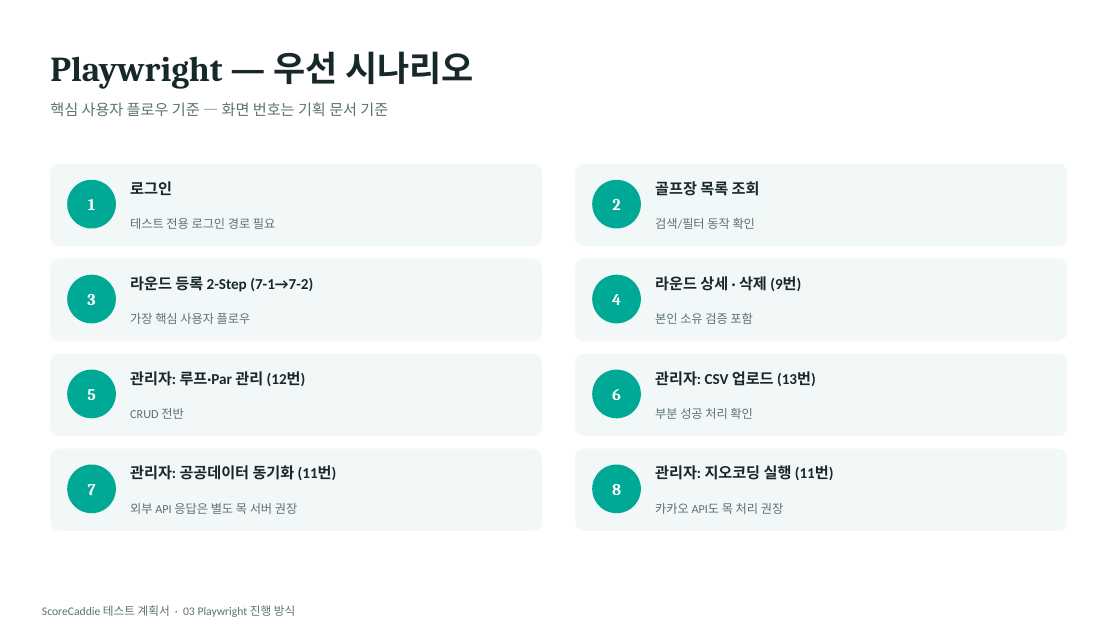
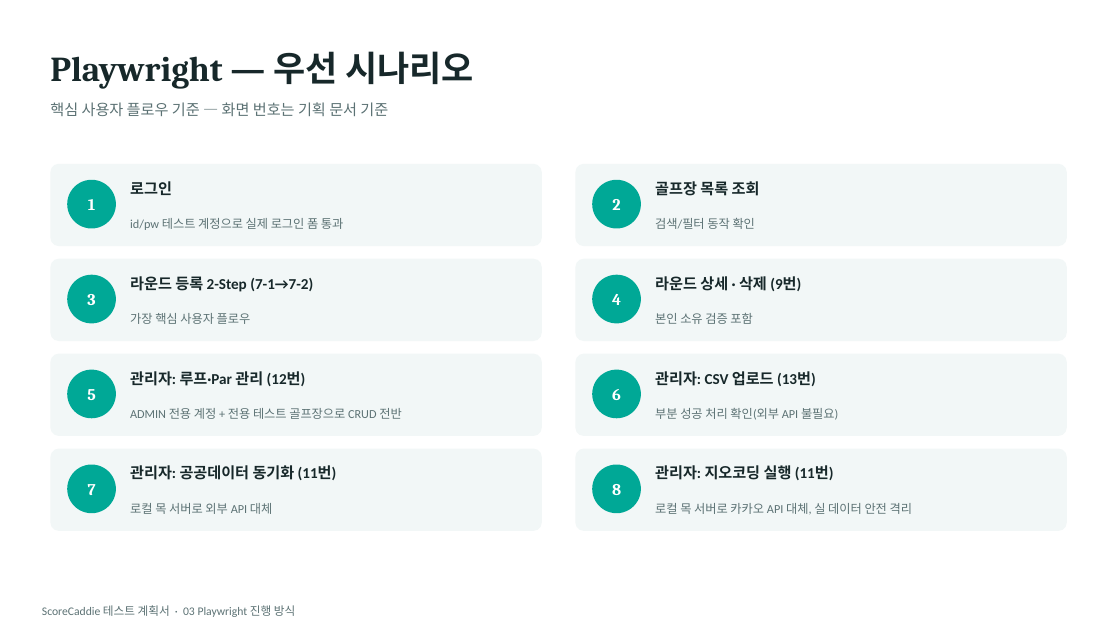
Before and after one commit to haekongpapa/scorecaddie, a slide deck: slide 7 of doc/ScoreCaddie_테스트계획서.pptx. Drawn at 1120x630 pixels with LibreOffice and Linux fonts; fonts in the diff are those of the drawing. Boxes give left, top, right and bottom in pixels: in the first picture for what was removed or moved away, otherwise in the second. Text is boxed around its words. In the diff, an @@ line names an element or a change of style, - is before the commit and + after.

Commit message:
Playwright e2e 시나리오 5~8(관리자: 루프·Par 관리/CSV 업로드/공공데이터 동기화/지오코딩) 구현 — 8개 시나리오 전체 통과
- ADMIN 전용 테스트 계정 + admin-setup/admin-chromium 프로젝트 분리
- 시나리오별 전용 테스트 골프장(E2E_TEST_ 접두사)으로 격리, 공유 골프장 방식은 순서 의존성 문제로 폐기
- golf-course-sync.ts/kakao.ts는 서버사이드 fetch라 page.route() 불가 -> API_BASE_URL env 오버라이드 + 로컬 목 서버(e2e/mocks/external-api-mock-server.mjs)로 대체
- GolfCourseParEditor.tsx Par select에 aria-label 추가(RoundStep1과 동일 유형 접근성 수정)
- 재홍님 로컬 npm run test:e2e로 11개 테스트 전부 통과 확인
- 테스트계획서 결과표/진행방식/로드맵 실제 완료 내용으로 갱신, memory.md 116번

```diff
--- a/doc/ScoreCaddie_테스트계획서.pptx
+++ b/doc/ScoreCaddie_테스트계획서.pptx
@@ text at [130, 218, 343, 230]: text changed @@
-테스트 전용 로그인 경로 필요
+id/pw 테스트 계정으로 실제 로그인 폼 통과
@@ text at [130, 408, 401, 419]: text changed @@
-CRUD 전반
+ADMIN 전용 계정 + 전용 테스트 골프장으로 CRUD 전반
@@ text at [655, 408, 838, 420]: text changed @@
-부분 성공 처리 확인
+부분 성공 처리 확인(외부 API 불필요)
@@ text at [130, 503, 272, 514]: text changed @@
-외부 API 응답은 별도 목 서버 권장
+로컬 목 서버로 외부 API 대체
@@ text at [655, 503, 912, 514]: text changed @@
-카카오 API도 목 처리 권장
+로컬 목 서버로 카카오 API 대체, 실 데이터 안전 격리
```
Also in this commit, not shown: 3 other slides changed, 18 other files.
